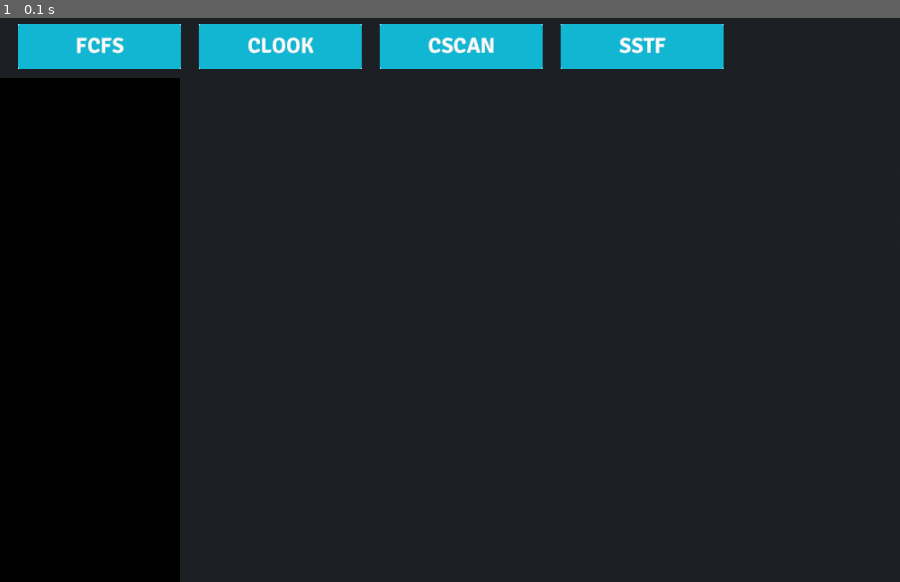
Above: before the commit, frame 1.
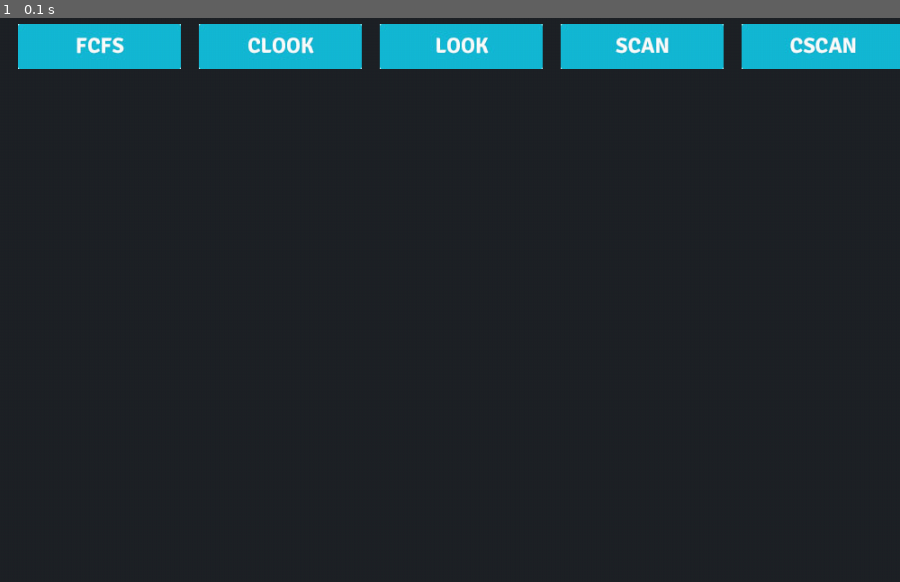
Above: after the commit, the same moment.

Repository: farfanoide/simuladorHDD
Game: pygame game, started from testppal.py
Two runs of this game, one before a commit and one after it. Both use one fixed random seed, a clock stepped at 60 frames per second and the inputs below. The source is Python 2; it was converted automatically to run under Python 3.
Inputs:
- Up to frame 1 (0.1 s): no input

The runs differ from the first frame. In frame 1, 20% of the frame differs, in the area x 0-100%, y 1-100%.

Commit message:
some testing added

Diff:
--- a/algorithms/scheduling.py
+++ b/algorithms/scheduling.py
@@ -7,7 +7,7 @@
         self.page_faults  = []
         self.movements    = 0
         self.direction    = True
-        self.last_dir     = True
+        self.last_dir     = None
 
     def attend_requirements(self, requirements, init_pos, direction):
         pass
@@ -43,7 +43,7 @@
 
     def count_movements(self, requirements, init_pos):
         """
-        calculates movements between each requirement in a list
+        Calculates movements between each requirement in a list.
 
         Keyword arguments:
         requirements (list) -- List of requirements
@@ -61,7 +61,7 @@
     def divide_list(self, requirements, pos, sort=False):
         """
         Splits a list of requirements and returns one greater than
-        the initial position and one lower
+        the initial position and one lower.
 
         Keyword arguments:
         requirements (list) -- List of requirements
@@ -82,7 +82,7 @@
 
     def get_end_dir(self, requirements, init_pos, orig_dir):
         """
-        Returns final direction from a list of requirements
+        Checks and returns final direction in al list of requirements.
 
         Keyword arguments:
         requirements (list) -- List of requirements
--- a/gui/base_gui.py
+++ b/gui/base_gui.py
@@ -7,7 +7,7 @@
 
 class BaseGui(pygame.surface.Surface):
 
-    _bkg_colour = (0, 0, 0)
+    _bkg_colour = (31, 34, 39)
 
     def __init__(self, base_sfc, rect, padding=(0, 0, 0, 0), color=_bkg_colour):
         print rect
@@ -20,6 +20,7 @@
         self.elements = []
         self.fill(color)
         self.update_sfc()
+
     def initiate_elements(self):
         pass
 
@@ -96,6 +97,21 @@
                 button.rect.y = padding
                 padding += button.get_height() + step
 
+
+class Screen(BaseGui):
+    """docstring for Screen"""
+
+
+    def __init__(self, base_sfc, rect, color, elements):
+        super(Screen, self).__init__(base_sfc, rect, color)
+        self.elements = elements
+        self.selected = True
+
+
+    def switchSelect(self):
+        self.selected = not self.selected
+        if self.selected:
+            self.update_sfc()
 
 class InputBox(BaseGui):
 
--- a/testppal.py
+++ b/testppal.py
@@ -21,6 +21,8 @@
 buttons = [
             {'simulator': sim, 'action': 'executeFCFS', 'img': "gui/img/FCFS.jpg"},
             {'simulator': sim, 'action': 'executeCLOOK', 'img': "gui/img/CLOOK.jpg"},
+            {'simulator': sim, 'action': 'executeLOOK', 'img': "gui/img/LOOK.jpg"},
+            {'simulator': sim, 'action': 'executeSCAN', 'img': "gui/img/SCAN.jpg"},
             {'simulator': sim, 'action': 'executeCSCAN', 'img': "gui/img/CSCAN.jpg"},
             {'simulator': sim, 'action': 'executeSSTF', 'img': "gui/img/SSTF.jpg"}
           ]
--- a/tests.py
+++ b/tests.py
@@ -1,15 +1,46 @@
 import unittest
 from simulator import Simulator
 from gui.base_gui import *
+from algorithms.scheduling import Scheduling
 
-class testSchedullingBaseFunctions(unittest.TestCase):
-    from algorithms.scheduling import Scheduling
-    """
-    Tests base functions in Scheduling()
-    """
-    def __init__(self, arg):
+class testAlgorithmsBaseFunctions(unittest.TestCase):
+    """Tests base functions in Scheduling."""
+    _requirements = [-5, 15, 40, 65, 20, -35]
+    _reqs_no_pf = [15, 40, 65, 20]
+
+    def setUp(self):
         self.sched = Scheduling()
+        self.init_pos = 0
 
+    def test_startup(self):
+        """Check startup initializes the simulation lists."""
+        pos = self.sched.startup(self._requirements, self.init_pos)
+        self.assertEqual(pos, 35)
+        self.assertEqual(self.sched.page_faults, [0, 5, 35])
+        self.assertEqual(self.sched.requirements, [15, 40, 65, 20])
+
+    def test_count_movements(self):
+        """Check correct amount of movements is calculated"""
+        pos = self.sched.startup(self._requirements, self.init_pos)
+        movements = self.sched.count_movements(self.sched.requirements, pos)
+        self.assertEqual(movements, 115)
+
+    def test_divide_list(self):
+        """Check divide list returns two lists in correct order."""
+        self.sched.startup(self._requirements, self.init_pos)
+        greater, lower = self.sched.divide_list(self.sched.requirements, self.init_pos, False)
+        self.assertEqual(greater, [15, 40, 65, 20])
+        self.assertEqual(lower, [])
+
+    def test_get_end_dir(self):
+        """Check final direction is correct"""
+        dir = self.sched.get_end_dir(self._reqs_no_pf, self.init_pos, True)
+        self.assertEqual(dir, False)
+
+    def test_get_last_req(self):
+        """Check last requirement is returned correctly"""
+        last_req = self.sched.get_last_req(self._reqs_no_pf, self.init_pos)
+        self.assertEqual(last_req, 20)
 
 class testStandaloneFunctions(unittest.TestCase):
 
@@ -18,14 +49,15 @@
          self.simulator = Simulator()
 
     def test_random_list_should_create_x_amount_reqs(self):
-         self.simulator.random_list(33)
-         self.assertEqual(len(self.simulator.requirements),33)
+        """Check length of requirements"""
+        self.simulator.random_list(33)
+        self.assertEqual(len(self.simulator.requirements),33)
 
     def test_random_list_should_return_list(self):
         self.assertIsInstance(self.simulator.requirements, list)
 
 class testSimulator(unittest.TestCase):
-    """tests default functions"""
+    """Tests default algorithms under various significant circumstances."""
 
     def setUp(self):
          self.simulator = Simulator()
@@ -75,7 +107,7 @@
 
 
 class testSimulatorNoPageFaults(unittest.TestCase):
-    """tests default functions"""
+    """Tests default algorithms without page faults."""
 
     def setUp(self):
          self.simulator = Simulator()
